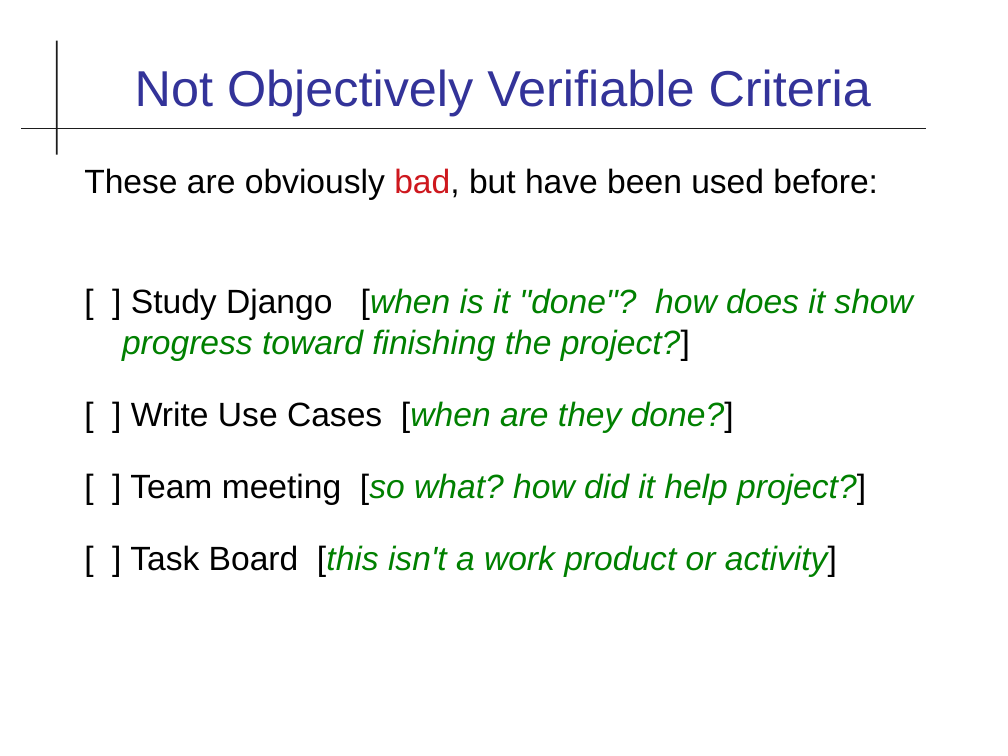
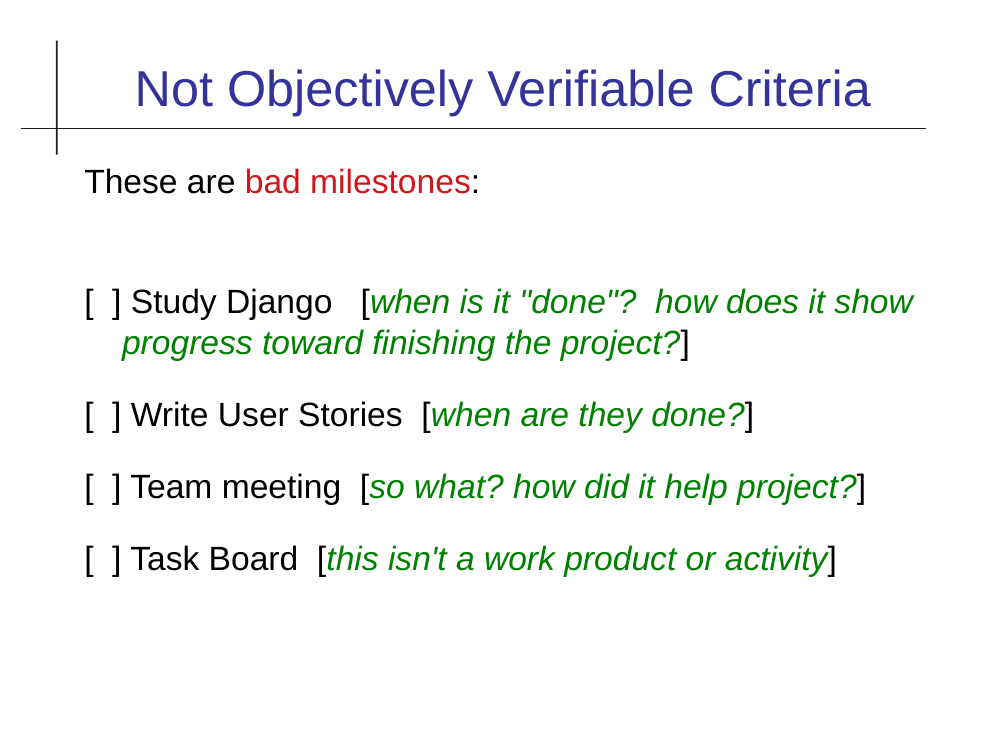
Before and after one commit to cpske/ISP, a slide deck: slide 8 of assignment/project/Iteration1.odp (slide 7 before the commit). Drawn at 1008x756 pixels with LibreOffice and Linux fonts; fonts in the diff are those of the drawing. Boxes give left, top, right and bottom in pixels: in the first picture for what was removed or moved away, otherwise in the second. Text is boxed around its words. In the diff, an @@ line names an element or a change of style, - is before the commit and + after.

```diff
--- a/assignment/project/Iteration1.odp
+++ b/assignment/project/Iteration1.odp
@@ text at (x1=84, y1=168, x2=480, y2=194): text changed; text colour #000000 to #CE181E @@
-These are obviously bad, but have been used before:
+These are bad milestones:
@@ text at (x1=131, y1=401, x2=754, y2=433): text changed @@
-[ ] Write Use Cases [when are they done?]
+[ ] Write User Stories [when are they done?]
```
Also in this commit, not shown: 9 other slides changed, 4 slides added, 3 slides removed, 6 other files.
